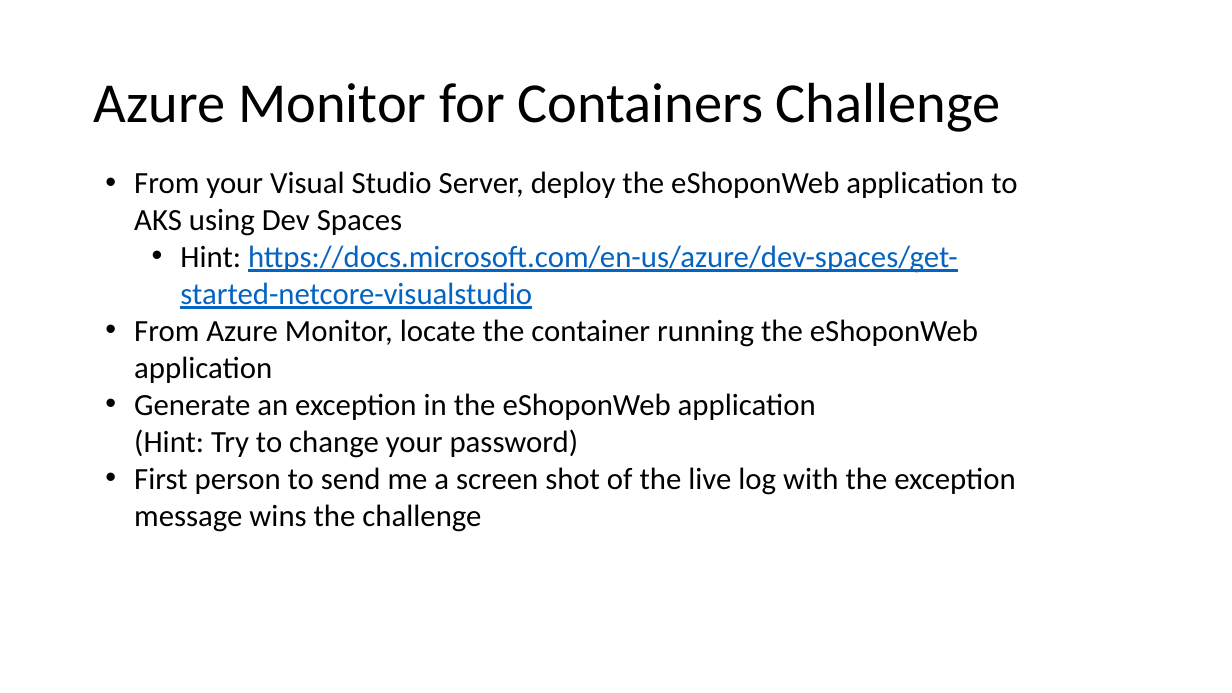
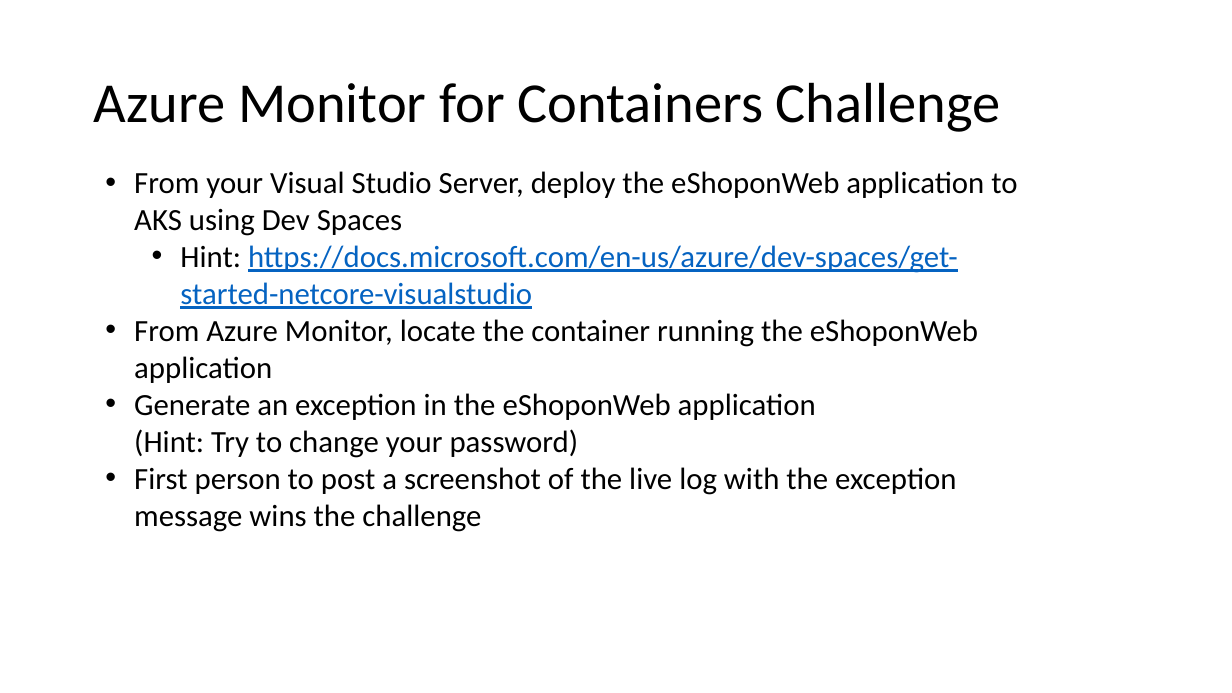
Before and after one commit to msghaleb/AzureMonitorHackathon, a slide deck: slide 7 of Student/Guides/Challenges.pptx. Drawn at 1232x693 pixels with LibreOffice and Linux fonts; fonts in the diff are those of the drawing. Boxes give left, top, right and bottom in pixels: in the first picture for what was removed or moved away, otherwise in the second. Text is boxed around its words. In the diff, an @@ line names an element or a change of style, - is before the commit and + after.

Commit message:
Added request for screenshots in challenges

```diff
--- a/Student/Guides/Challenges.pptx
+++ b/Student/Guides/Challenges.pptx
@@ text at (134, 467, 956, 532): text changed @@
-• First person to send me a screen shot of the live log with the exception message wins the challenge
+• First person to post a screenshot of the live log with the exception message wins the challenge
```
Also in this commit, not shown: 5 other slides changed.
